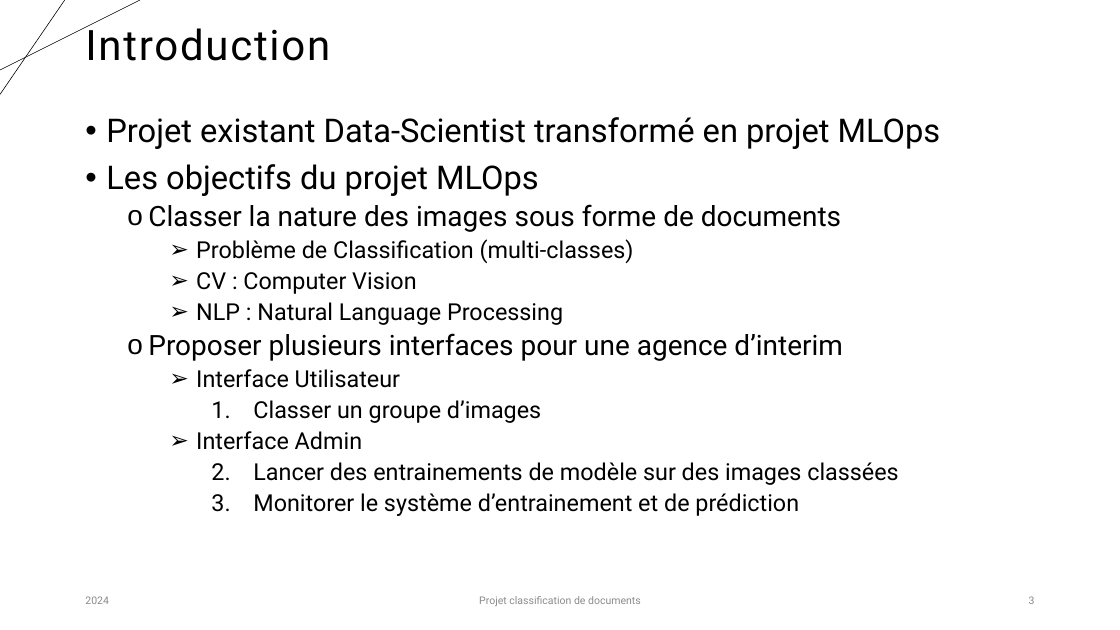
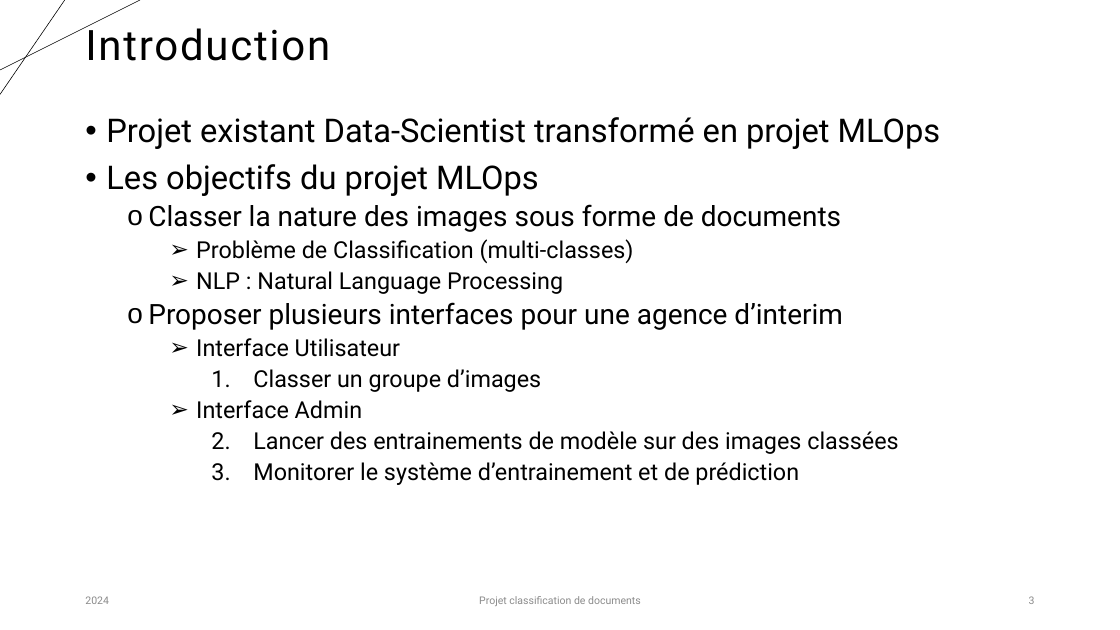
Before and after one commit to karned-formation/SEP24-MLOPS-SAKE, a slide deck: slide 3 of report/Projet_classification_MLOps_Partie1_Eddie.pptx. Drawn at 1120x630 pixels with LibreOffice and Linux fonts; fonts in the diff are those of the drawing. Boxes give left, top, right and bottom in pixels: in the first picture for what was removed or moved away, otherwise in the second. Text is boxed around its words. In the diff, an @@ line names an element or a change of style, - is before the commit and + after.

```diff
--- a/report/Projet_classification_MLOps_Partie1_Eddie.pptx
+++ b/report/Projet_classification_MLOps_Partie1_Eddie.pptx
@@ text at [196,272,416,294]: paragraph removed @@
-    ➢ CV : Computer Vision
```
Also in this commit, not shown: 1 other slide changed, 1 slide added, 2 other files.
